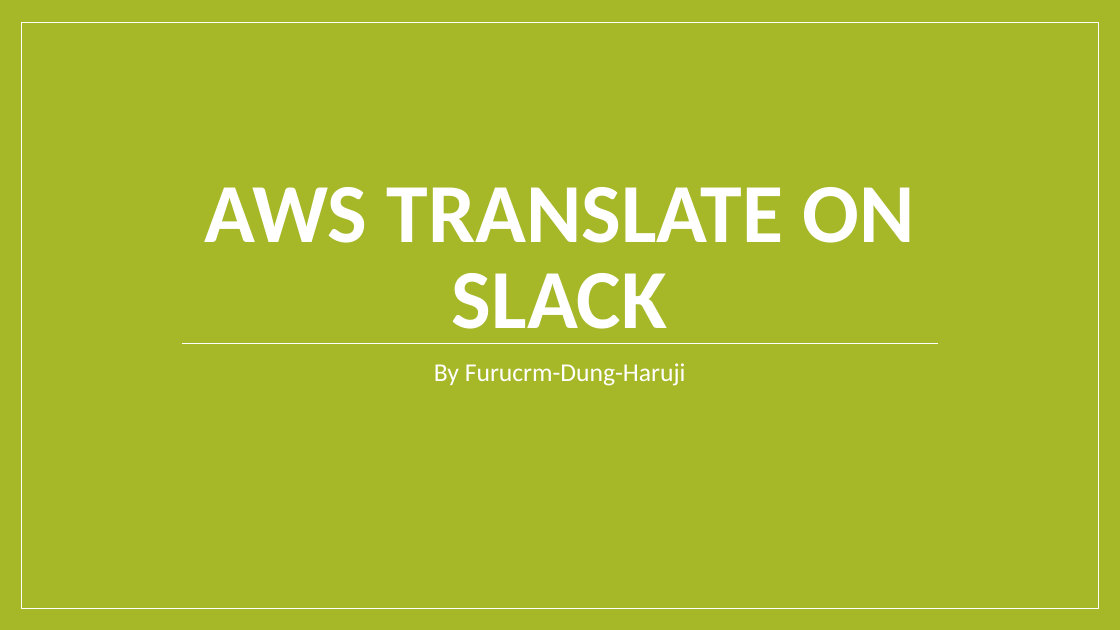
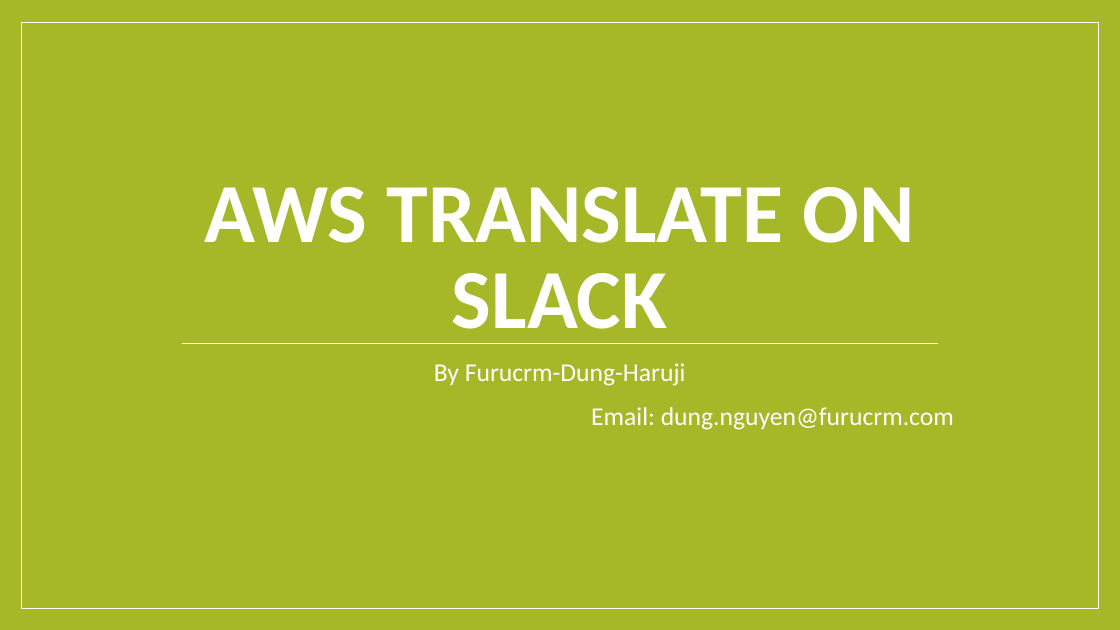
Before and after one commit to HarujiBurke/AwsTranslateOnSlack, a slide deck: slide 1 of Translator on cloud.pptx. Drawn at 1120x630 pixels with LibreOffice and Linux fonts; fonts in the diff are those of the drawing. Boxes give left, top, right and bottom in pixels: in the first picture for what was removed or moved away, otherwise in the second. Text is boxed around its words. In the diff, an @@ line names an element or a change of style, - is before the commit and + after.

Commit message:
update

```diff
--- a/Translator on cloud.pptx
+++ b/Translator on cloud.pptx
@@ subtitle at box(591, 407, 954, 430): paragraph added @@
+Email: dung.nguyen@furucrm.com
```
